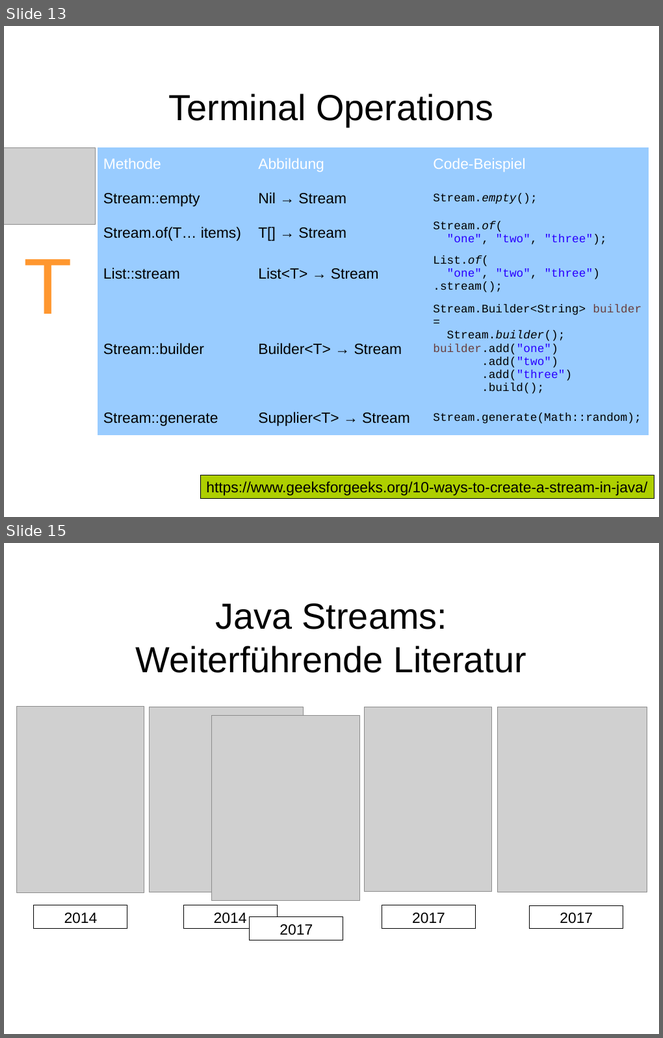
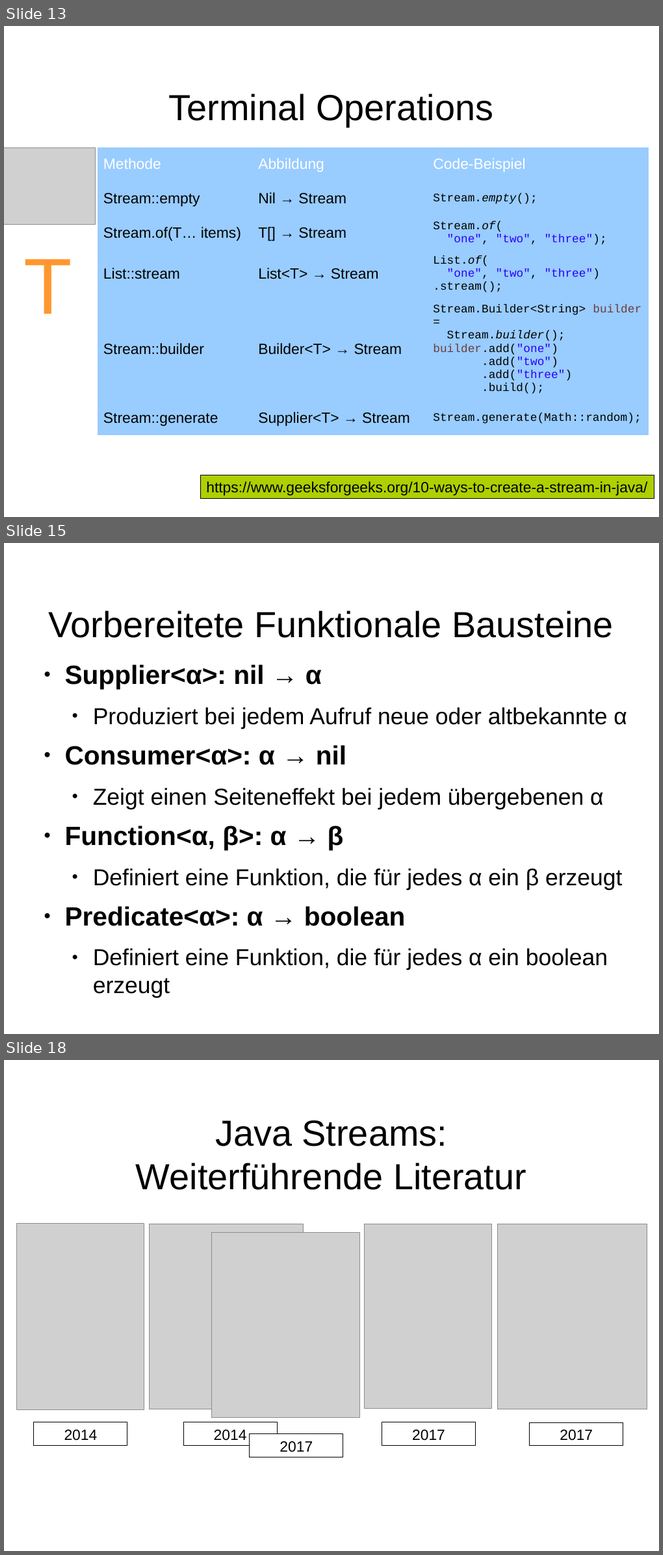
Before and after one commit to dlindner/vorlesung-se2-dhbw, a slide deck: added_2020/Java Streams API.odp. Shown one above the other, each under a label of ours: slides 13 and 15 before the commit, slides 13, 15 and 18 after it; the slides between them are not shown. The pictures are 663x1038 and 663x1555 pixels, drawn with LibreOffice and Linux fonts; fonts in the diff are those of the drawing; grey boxes stand for pictures; background and template pictures are left out. Boxes give left, top, right and bottom in pixels: in the first picture for what was removed or moved away, otherwise in the second. Text is boxed around its words. In the diff, an @@ line names an element or a change of style, - is before the commit and + after.

Commit message:
Funktionale Bausteine

```diff
--- a/added_2020/Java Streams API.odp
+++ b/added_2020/Java Streams API.odp
@@ slide 15 added at bbox=[4, 543, 659, 1034], background picture (left out) @@
@@ title added at bbox=[49, 611, 613, 638], 44 pt, text #000000 @@
+Vorbereitete Funktionale Bausteine
@@ text added at bbox=[65, 665, 622, 998], 28 pt, text #000000 @@
+● Supplier<α>: nil → α
+  ● Produziert bei jedem Aufruf neue oder altbekannte α
+● Consumer<α>: α → nil
+  ● Zeigt einen Seiteneffekt bei jedem übergebenen α
+● Function<α, β>: α → β
+  ● Definiert eine Funktion, die für jedes α ein β erzeugt
+● Predicate<α>: α → boolean
+  ● Definiert eine Funktion, die für jedes α ein boolean erzeugt
@@ what was slide 15 is now slide 18 @@
```
Also in this commit, not shown: 2 other slides added.
